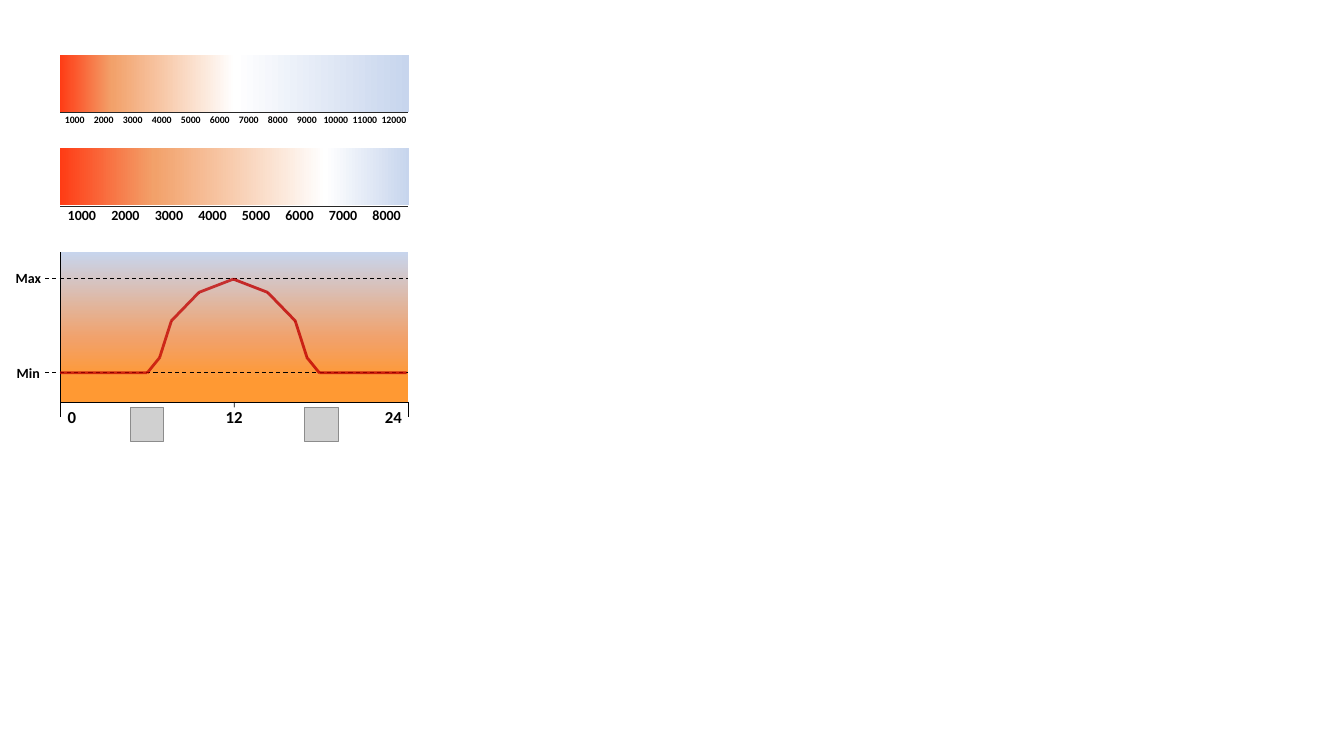
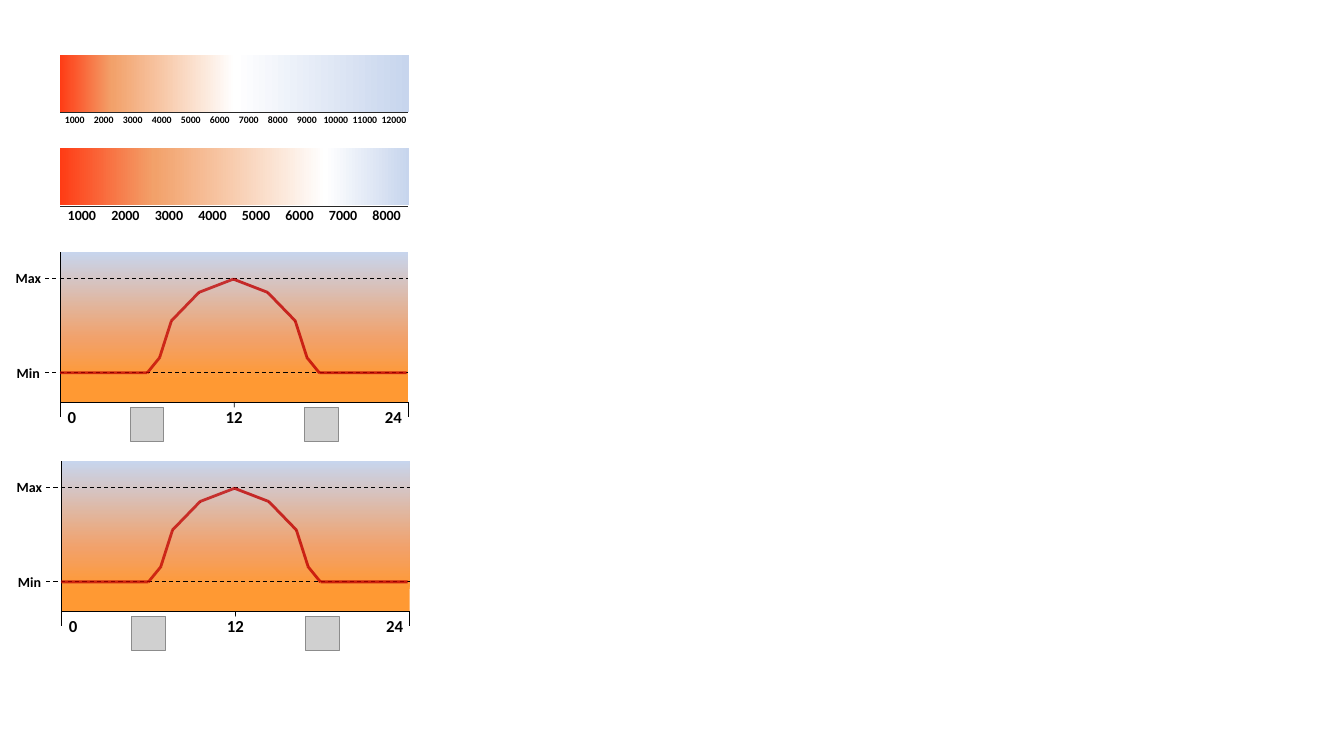
Before and after one commit to gosanman/OAM-LEDModule, a slide deck: slide 5 of doc/Labels.pptx (slide 4 before the commit). Drawn at 1344x756 pixels with LibreOffice and Linux fonts; fonts in the diff are those of the drawing; grey boxes stand for pictures. Boxes give left, top, right and bottom in pixels: in the first picture for what was removed or moved away, otherwise in the second. Text is boxed around its words. In the diff, an @@ line names an element or a change of style, - is before the commit and + after.

```diff
--- a/doc/Labels.pptx
+++ b/doc/Labels.pptx
@@ rectangle added at box(62, 462, 410, 612), fill gradient #FF9933 to #F2A16A to #C7D5ED @@
@@ line added from (62, 462) to (62, 626), #000000 0.5 pt @@
@@ text added at box(17, 483, 42, 492), 10 pt, text #000000, bold @@
+Max
@@ line added from (46, 488) to (409, 488), #000000 0.75 pt dashed @@
@@ group added at box(62, 488, 235, 583): 5 lines @@
@@ group added at box(235, 488, 407, 583): 5 lines @@
@@ text added at box(18, 577, 41, 587), 10 pt, text #000000, bold @@
+Min
@@ line added from (46, 582) to (409, 582), #000000 0.75 pt dashed @@
@@ table added at box(62, 617, 407, 637), 1 rows, 7 columns @@
+0 |  |  | 12 |  |  | 24
@@ line added from (62, 611) to (409, 611), #000000 0.5 pt @@
@@ picture added at box(131, 617, 164, 650) @@
@@ line added from (236, 611) to (236, 617), #000000 0.5 pt @@
@@ picture added at box(306, 617, 339, 650) @@
@@ line added from (409, 611) to (409, 626), #000000 0.5 pt @@
```
Also in this commit, not shown: 1 other slide changed, 1 slide added, 32 other files.
